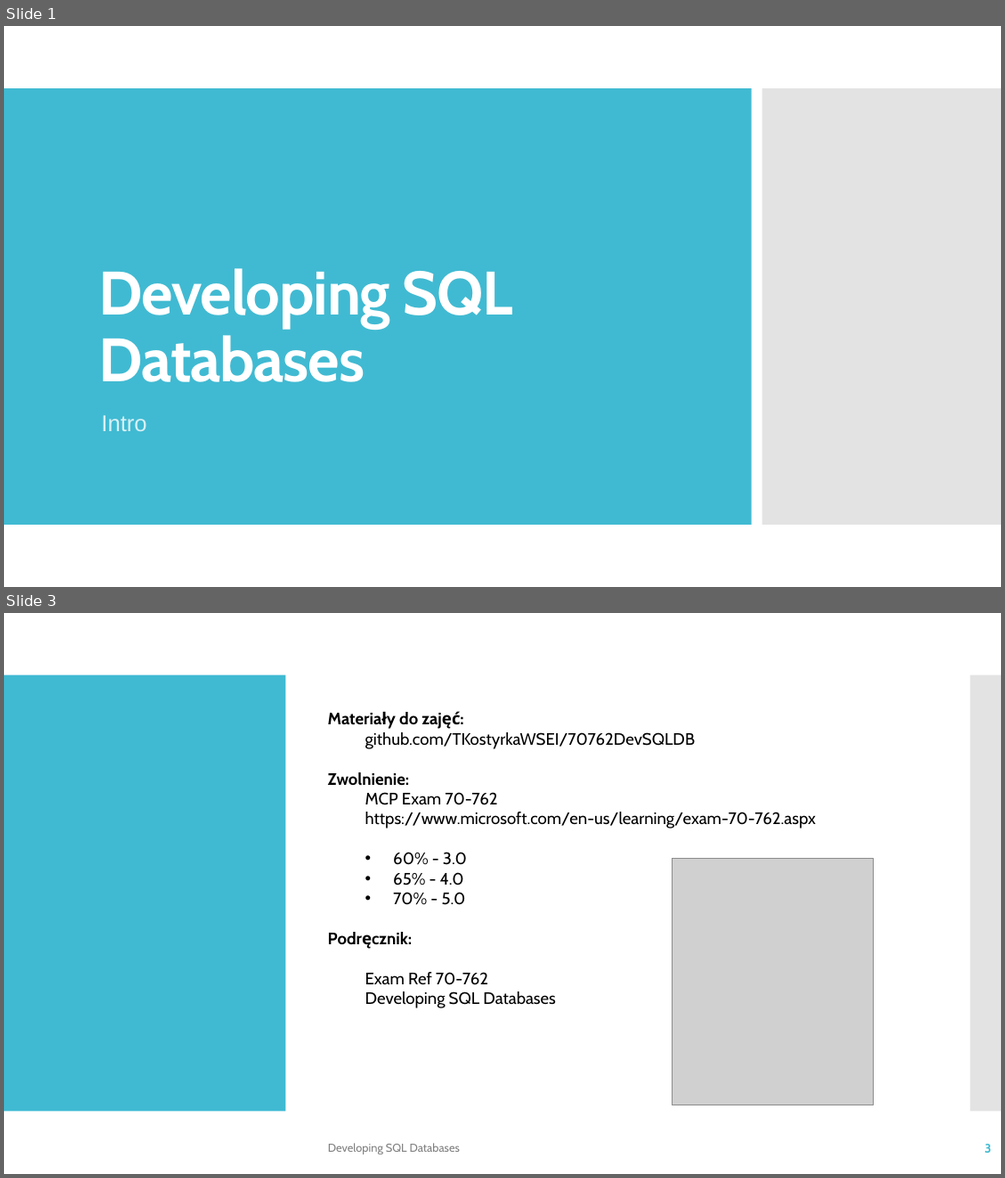
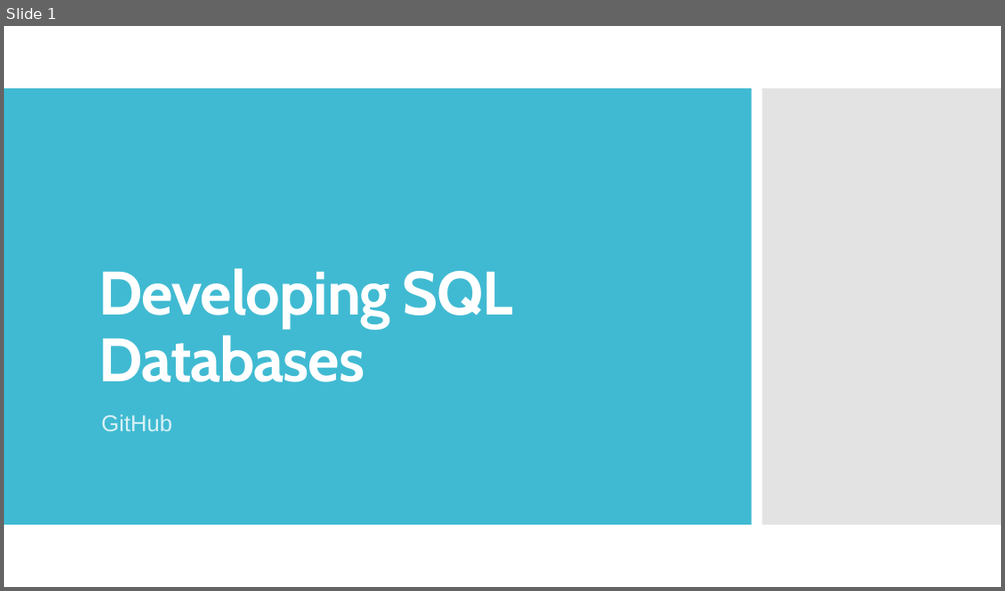
Before and after one commit to TKostyrka/70762DevSQLDB, a slide deck: DEVSQL_00_Intro/DEVSQL_00C_GitHub.pptx. Shown one above the other, each under a label of ours: slides 1 and 3 before the commit, slide 1 after it; the slides between them are not shown. The pictures are 1005x1178 and 1005x591 pixels, drawn with LibreOffice and Linux fonts; fonts in the diff are those of the drawing; grey boxes stand for pictures. Boxes give left, top, right and bottom in pixels: in the first picture for what was removed or moved away, otherwise in the second. Text is boxed around its words. In the diff, an @@ line names an element or a change of style, - is before the commit and + after.

```diff
--- a/DEVSQL_00_Intro/DEVSQL_00C_GitHub.pptx
+++ b/DEVSQL_00_Intro/DEVSQL_00C_GitHub.pptx
@@ slide 3 removed at box(4, 613, 1001, 1174), background #FFFFFF @@
@@ rectangle removed at box(4, 675, 286, 1111) @@
@@ rectangle removed at box(971, 675, 1001, 1111) @@
@@ text removed at box(328, 712, 816, 1008) @@
-Materiały do zajęć:
-github.com/TKostyrkaWSEI/70762DevSQLDB
-Zwolnienie:
-MCP Exam 70-762
-https://www.microsoft.com/en-us/learning/exam-70-762.aspx
-  • 60% - 3.0
-  • 65% - 4.0
-  • 70% - 5.0
-Podręcznik:
-Exam Ref 70-762
-Developing SQL Databases
@@ picture removed at box(672, 859, 874, 1104) @@
@@ text removed at box(328, 1143, 460, 1154) @@
-Developing SQL Databases
@@ page number removed at box(985, 1143, 992, 1152) @@
-3
@@ slide 1 changed as well @@
@@ subtitle at box(101, 414, 172, 431): text changed @@
-Intro
+GitHub
```
Also in this commit, not shown: 2 other slides changed, 23 slides added, 1 other slide removed, 1 other file.
